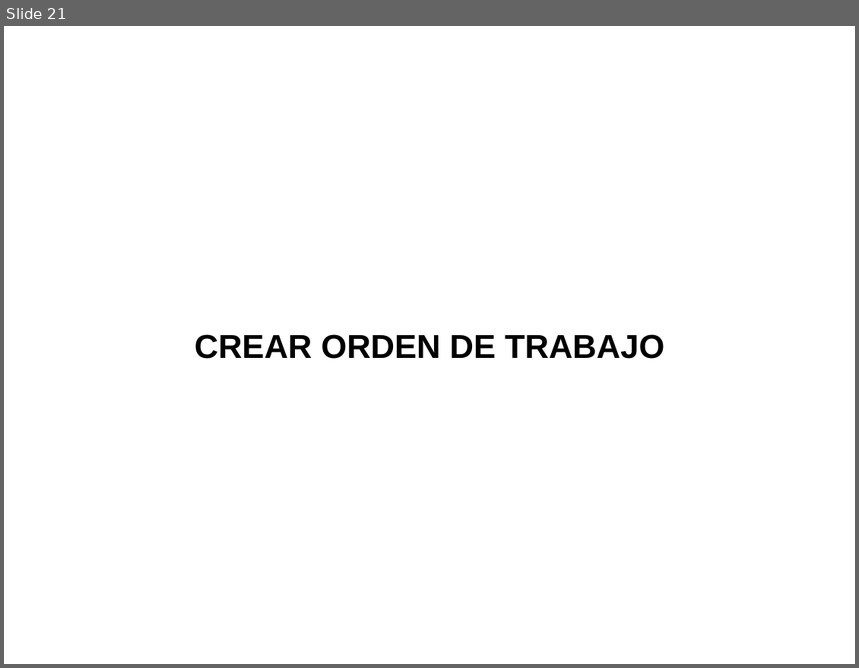
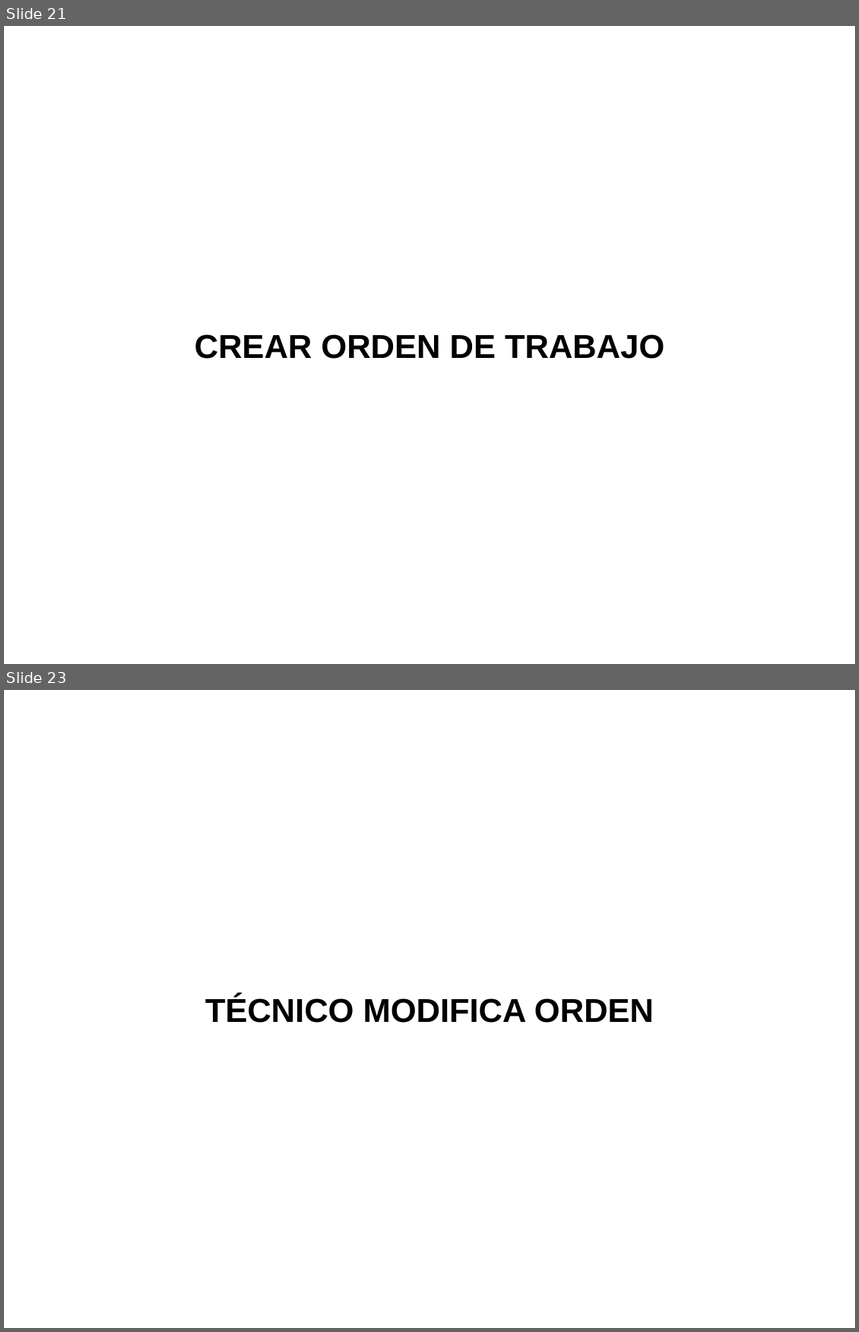
Before and after one commit to saburto/sigset, a slide deck: sigset/documentos/Documentos finales/Presentacion.pptx. Shown one above the other, each under a label of ours: slide 21 before the commit, slides 21 and 23 after it; the slides between them are not shown. The pictures are 859x668 and 859x1332 pixels, drawn with LibreOffice and Linux fonts; fonts in the diff are those of the drawing; background and template pictures are left out. Boxes give left, top, right and bottom in pixels: in the first picture for what was removed or moved away, otherwise in the second. Text is boxed around its words. In the diff, an @@ line names an element or a change of style, - is before the commit and + after.

```diff
--- a/sigset/documentos/Documentos finales/Presentacion.pptx
+++ b/sigset/documentos/Documentos finales/Presentacion.pptx
@@ slide 23 added at [4,690,855,1328], background picture (left out) @@
@@ text added at [205,996,654,1023], 28 pt, text #000000, bold @@
+TÉCNICO MODIFICA ORDEN
```
Also in this commit, not shown: 4 slides changed, 1 other slide added, 3 slides removed.
